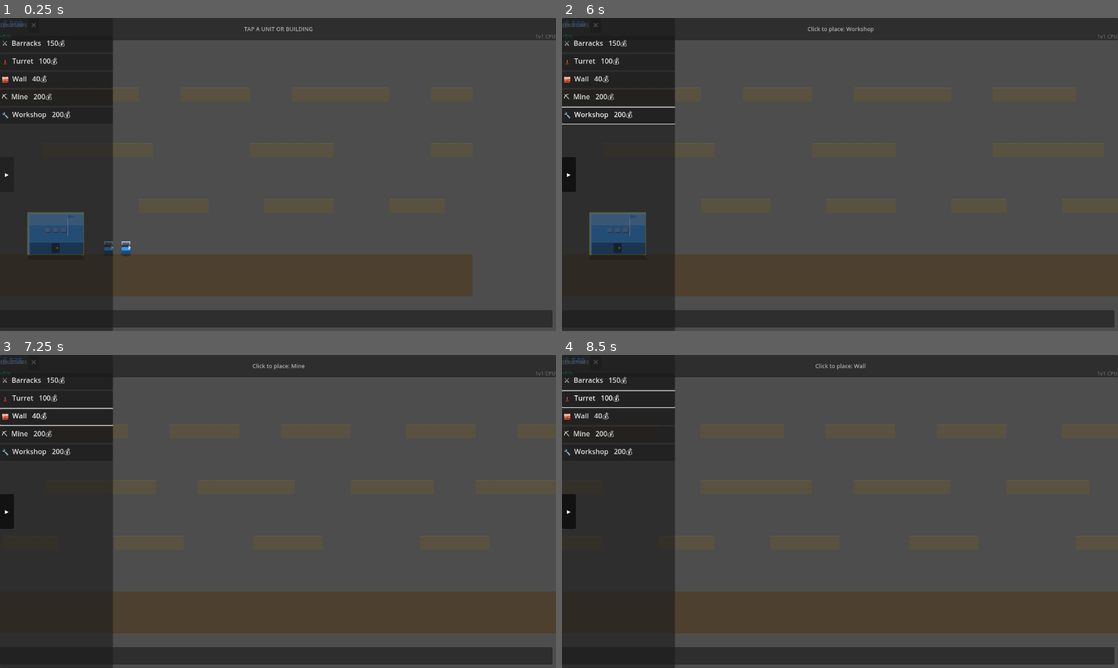
Above: before the commit, frames 1-4 (two rows, left to right).
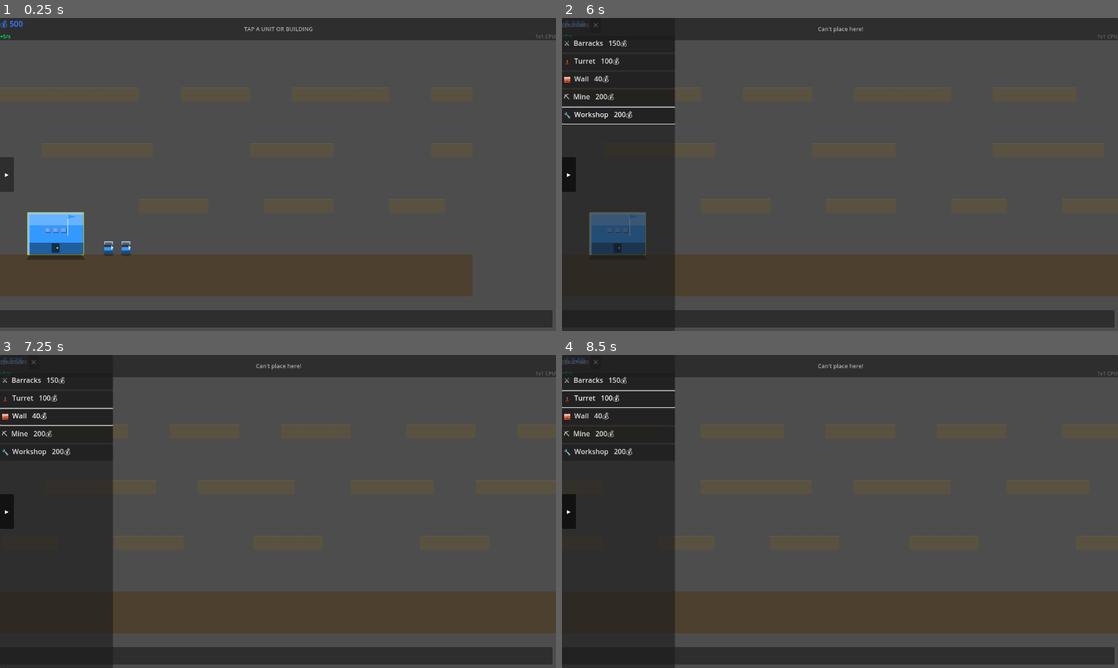
Above: after the commit, the same moments.

Repository: infinitybiscuit/fortress-command
Game: Godot game, scene res://scenes/game/game_scene.tscn
The game is run twice, just before and just after one commit, with the same random seed, the same clock (stepped at 60 frames per second) and the same inputs.
Inputs (mouse positions are in pixels of both pictures, inside the frame that each line leads up to):
- Up to frame 1 (0.25 s): no input
- Up to frame 2 (6 s): click (595, 24) at 0.5 s, where only the run before the commit has a clickable "✕"; click "▸" at 1.25 s; click "⚔ Barracks 150💰" at 2 s; click "🗼 Turret 100💰" at 2.75 s; click "🧱 Wall 40💰" at 3.5 s; click "⛏ Mine 200💰" at 4.25 s; click "🔧 Workshop 200💰" at 5 s; tap Enter at 5.75 s; move the mouse to (962, 158) at 5.77 s; hold Right (ui_right) from 5.78 s (still down); click (962, 158) at 5.92 s
- Up to frame 3 (7.25 s): keep holding Right (ui_right); tap Up (ui_up) at 6.02, 6.77 s; tap Enter at 6.5 s; move the mouse to (166, 527) at 6.52 s; click (166, 527) at 6.67 s
- Up to frame 4 (8.5 s): tap Enter at 7.25, 8 s; move the mouse to (895, 442) at 7.27 s; release Right (ui_right) at 7.28 s; hold Left (ui_left) 7.28-8.03 s; click (895, 442) at 7.42 s; move the mouse to (812, 574) at 8.02 s; hold Right (ui_right) from 8.03 s (still down); click (812, 574) at 8.17 s; tap Up (ui_up) at 8.27 s

The runs differ from the first frame. In frame 1, 17% of the frame differs, in the area x 0-21%, y 0-100%; in frame 2, 0.1%; in frame 3, less than 0.1%; in frame 4, less than 0.1%.
Error before the commit: Invalid call. Nonexistent function 'gui_is_mouse_over_gui' in base 'Window'. (res://scripts/game/game_scene.gd:457)

Commit message:
Fix invalid viewport GUI check and empty Tween warning
- gui_is_mouse_over_gui() does not exist in Godot 4; use
  get_viewport().gui_get_hovered_control() != null to detect when the
  pointer is over a Control before treating a click as a world click
- _set_build_menu_open created a Tween with all tweener lines commented
  out, producing "started with no Tweeners" each toggle. Implement the
  actual slide: animate the panel's position:x between 0 and -BUILD_MENU_W

https://claude.ai/code/session_01FFsLYEoZBhHorYKSisAVT4

Diff:
--- a/godot/scripts/game/game_scene.gd
+++ b/godot/scripts/game/game_scene.gd
@@ -454,7 +454,7 @@
 	if not game_is_started or game_paused:
 		return
 	# Ignore world clicks when the mouse is over any GUI element
-	if get_viewport().gui_is_mouse_over_gui():
+	if get_viewport().gui_get_hovered_control() != null:
 		return
 
 	if event is InputEventMouseButton and event.pressed:
--- a/godot/scripts/ui/hud.gd
+++ b/godot/scripts/ui/hud.gd
@@ -89,16 +89,11 @@
 func _set_build_menu_open(open: bool) -> void:
 	_build_menu_open = open
 
+	# Slide the menu in from / out to the left edge
+	var target_x: float = 0.0 if open else float(-_BUILD_MENU_W)
 	var tween: Tween = create_tween()
-	var target_x: float = -_BUILD_MENU_W if not open else 0.0
-	var panel_pos: Vector2 = _build_menu_panel.position
-	var current_x: float = panel_pos.x if _build_menu_open != open else 0.0
-
-# Animate menu slide
-	# tween.tween_property(_build_menu_panel, "position:x", target_x, 0.15).set_trans(Tween.TRANS_CUBIC).set_ease(Tween.EASE_OUT)
-
-	# Animate HUD padding shift (mimics CSS .menu-open padding)
-	# Offset is handled by anchoring to right side instead
+	tween.tween_property(_build_menu_panel, "position:x", target_x, 0.15) \
+		.set_trans(Tween.TRANS_CUBIC).set_ease(Tween.EASE_OUT)
 
 	_build_tab.button_pressed = open
 	build_menu_toggled.emit(open)
